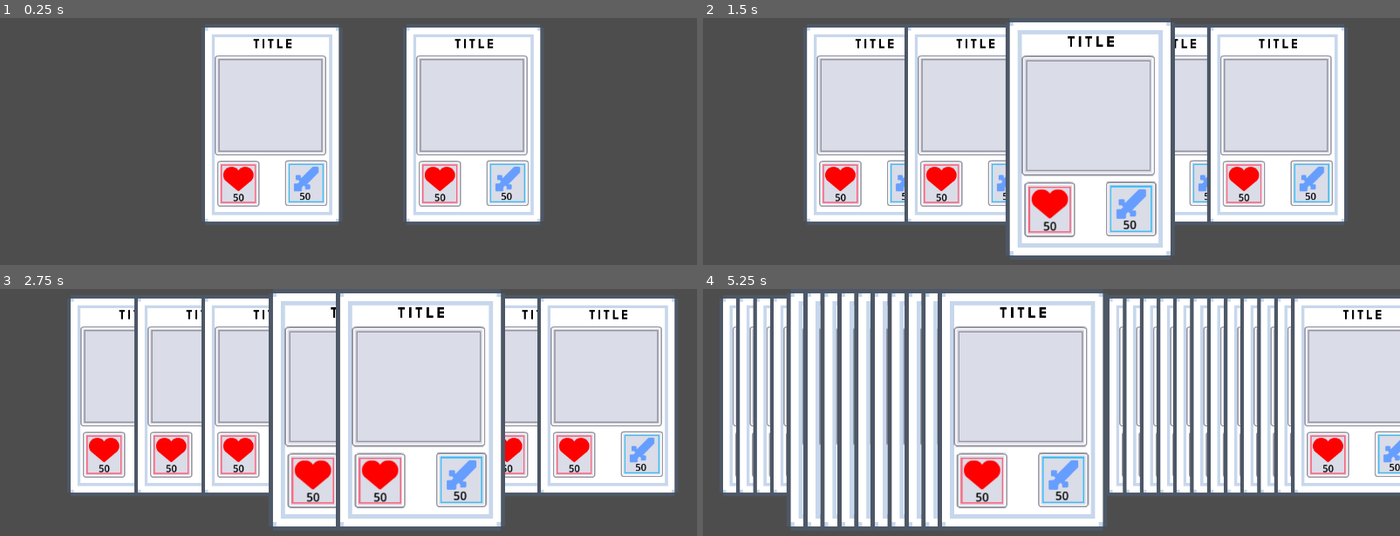
Above: before the commit, frames 1-4 (two rows, left to right).
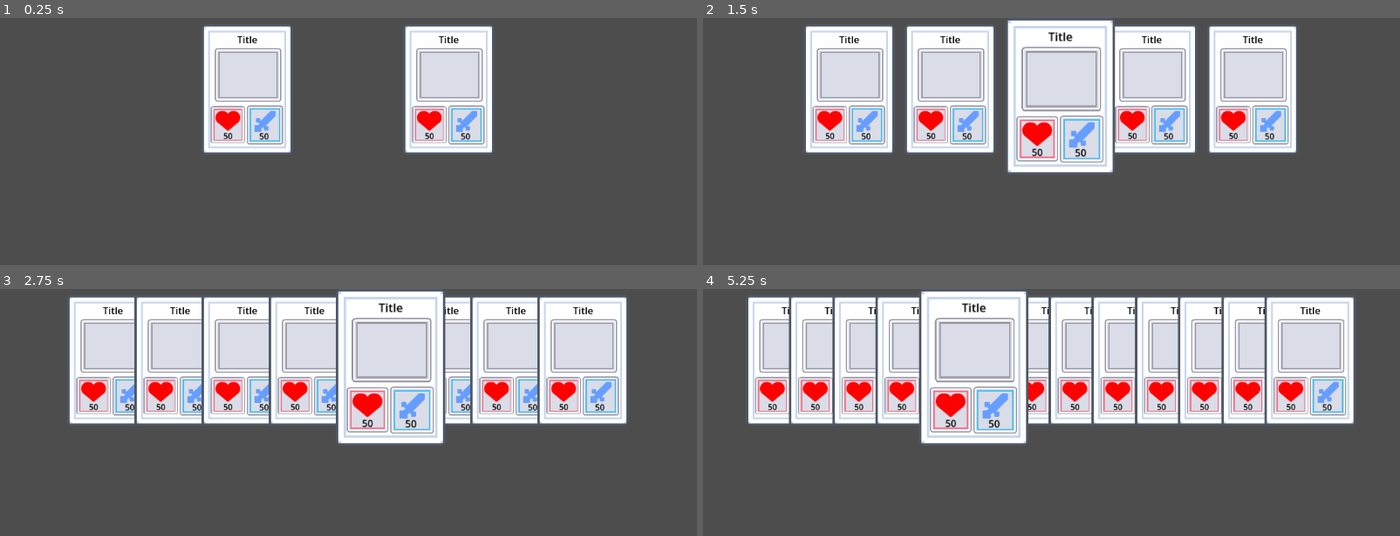
Above: after the commit, the same moments.

Repository: Emarald64/kenny-jam-2025
Game: Godot game, scene res://scenes/hand.tscn
Two runs of this game, one before a commit and one after it. Both use one fixed random seed, a clock stepped at 60 frames per second and the inputs below.
Inputs (mouse positions are in pixels of both pictures, inside the frame that each line leads up to):
- Up to frame 1 (0.25 s): no input
- Up to frame 2 (1.5 s): tap Enter at 0.5 s; move the mouse to (974, 124) at 0.52 s; click (974, 124) at 0.6 s; tap Space at 1.25 s; move the mouse to (1079, 124) at 1.27 s; click (1079, 124) at 1.35 s
- Up to frame 3 (2.75 s): tap Enter at 2 s; move the mouse to (390, 410) at 2.02 s; click (390, 410) at 2.1 s
- Up to frame 4 (5.25 s): tap Space at 2.75, 4.25 s; move the mouse to (1058, 410) at 2.77 s; click (1058, 410) at 2.85 s; tap Enter at 3.5 s; move the mouse to (1023, 410) at 3.52 s; click (1023, 410) at 3.6 s; move the mouse to (981, 410) at 4.27 s; click (981, 410) at 4.35 s; move the mouse to (953, 410) at 5.02 s; click (953, 410) at 5.1 s

The runs differ from the first frame. In frame 1, 25% of the frame differs, in the area x 28-78%, y 2-84%; in frame 2, 49%; in frame 3, 53%; in frame 4, 70%, in the area x 2-100%, y 0-98%.

Commit message:
made sure only one card can be selected at a time

Diff:
--- a/scenes/card.tscn
+++ b/scenes/card.tscn
@@ -1,8 +1,7 @@
-[gd_scene load_steps=10 format=3 uid="uid://bs3aw1vu5tdks"]
+[gd_scene load_steps=9 format=3 uid="uid://bs3aw1vu5tdks"]
 
 [ext_resource type="Script" uid="uid://6ooxkedivqkr" path="res://scripts/card.gd" id="1_nvopj"]
 [ext_resource type="Texture2D" uid="uid://ccd4tabdsqkok" path="res://art/cards/card_empty.png" id="2_1yd6c"]
-[ext_resource type="FontFile" uid="uid://cbgg56c6o16u1" path="res://art/Silkscreen-Regular.ttf" id="3_we8pq"]
 [ext_resource type="StyleBox" uid="uid://ci5ad2xs3octa" path="res://assets/grey_stylebox.tres" id="4_nvopj"]
 [ext_resource type="StyleBox" uid="uid://clj15pscsn72c" path="res://assets/red stylebox.tres" id="5_u8dfr"]
 [ext_resource type="Texture2D" uid="uid://ci1gn53fglb2m" path="res://art/suit_hearts.png" id="6_hpf3o"]
@@ -18,12 +17,12 @@
 
 [node name="Background" type="TextureRect"]
 texture_filter = 1
-custom_minimum_size = Vector2(234, 334)
+custom_minimum_size = Vector2(158, 217)
 anchors_preset = 15
 anchor_right = 1.0
 anchor_bottom = 1.0
-offset_right = -918.0
-offset_bottom = -314.0
+offset_right = -994.0
+offset_bottom = -431.0
 grow_horizontal = 2
 grow_vertical = 2
 texture = ExtResource("2_1yd6c")
@@ -31,36 +30,37 @@
 script = ExtResource("1_nvopj")
 
 [node name="Title" type="Label" parent="."]
-texture_filter = 1
+texture_filter = 2
 layout_mode = 1
 anchors_preset = 5
 anchor_left = 0.5
 anchor_right = 0.5
-offset_left = -34.5
-offset_top = 15.0
-offset_right = 34.5
-offset_bottom = 46.0
+offset_left = -64.0
+offset_top = 14.0
+offset_right = 59.0
+offset_bottom = 43.0
 grow_horizontal = 2
 theme_override_colors/font_color = Color(0, 0, 0, 1)
-theme_override_fonts/font = ExtResource("3_we8pq")
-theme_override_font_sizes/font_size = 24
+theme_override_font_sizes/font_size = 16
 text = "Title"
+horizontal_alignment = 1
 
 [node name="Panel" type="Panel" parent="."]
 texture_filter = 1
 offset_left = 22.0
-offset_top = 52.0
-offset_right = 206.0
-offset_bottom = 218.0
+offset_top = 40.0
+offset_right = 132.0
+offset_bottom = 129.0
 mouse_filter = 1
 theme_override_styles/panel = ExtResource("4_nvopj")
 
 [node name="Health" type="Panel" parent="."]
 texture_filter = 1
-offset_left = 26.0
-offset_top = 227.0
-offset_right = 96.0
-offset_bottom = 303.0
+offset_left = 15.0
+offset_top = 136.0
+offset_right = 85.0
+offset_bottom = 212.0
+scale = Vector2(0.817767, 0.817767)
 theme_override_styles/panel = ExtResource("5_u8dfr")
 
 [node name="heart" type="TextureRect" parent="Health"]
@@ -92,10 +92,11 @@
 
 [node name="Attack" type="Panel" parent="."]
 texture_filter = 1
-offset_left = 138.0
-offset_top = 226.0
-offset_right = 208.0
-offset_bottom = 302.0
+offset_left = 75.0
+offset_top = 135.0
+offset_right = 145.0
+offset_bottom = 211.0
+scale = Vector2(0.857779, 0.857779)
 theme_override_styles/panel = SubResource("StyleBoxTexture_lbpyt")
 
 [node name="sword" type="TextureRect" parent="Attack"]
@@ -125,6 +126,3 @@
 text = "50"
 horizontal_alignment = 1
 vertical_alignment = 1
-
-[connection signal="gui_input" from="." to="." method="_on_gui_input"]
-[connection signal="mouse_exited" from="." to="." method="_on_mouse_exited"]
--- a/scenes/hand.tscn
+++ b/scenes/hand.tscn
@@ -16,6 +16,7 @@
 offset_bottom = 65.0
 grow_horizontal = 1
 grow_vertical = 1
+AffectText = "card 1"
 
 [node name="Card2" parent="." instance=ExtResource("2_cmdsa")]
 anchors_preset = 0
@@ -24,3 +25,4 @@
 offset_left = 46.0
 offset_right = 88.0
 offset_bottom = 60.0
+AffectText = "card 2"
--- a/scenes/popup text.tscn
+++ b/scenes/popup text.tscn
@@ -10,6 +10,7 @@
 script = ExtResource("2_dbfmb")
 
 [node name="Label" type="Label" parent="."]
+texture_filter = 2
 layout_mode = 2
 theme_override_colors/font_color = Color(0, 0, 0, 1)
 text = "You didn't set your text lol"
--- a/scripts/card.gd
+++ b/scripts/card.gd
@@ -1,10 +1,10 @@
 extends Control
 class_name Card
 
-var targetType=Card
 @export var AffectText:String
-var popup
-var popupOn=false
+var popup:PanelContainer
+var popupOn:=false
+var id=0
 
 # Called when the node enters the scene tree for the first time.
 func _ready() -> void:
@@ -15,7 +15,7 @@
 	get_parent().addCard(preload("res://scenes/card.tscn").instantiate())
 
 func _process(delta: float) -> void:
-	if Rect2(Vector2(),size).has_point(get_local_mouse_position()):
+	if isHovered():
 		if Input.is_action_just_released("click"):
 			play()
 		if len(AffectText)>0 and not popupOn:
@@ -31,13 +31,12 @@
 		if popup!=null:
 			popupOn=false
 			popup.queue_free()
-			#popup=null
 		position.y=10
 		scale=Vector2.ONE
 		z_index=0
 
+func isMouseOver() -> bool:
+	return Rect2(Vector2(),size).has_point(get_local_mouse_position())
 
-func _on_gui_input(event: InputEvent) -> void:
-	#if event is InputEventMouseButton and event.is_released():
-		#play()
-	pass
+func isHovered() ->bool:
+	return isMouseOver() and(id+1==len(get_parent().cards) or not get_parent().cards[id+1].isMouseOver())
--- a/scripts/hand.gd
+++ b/scripts/hand.gd
@@ -14,6 +14,7 @@
 	for i in range(len(cards)):
 		cards[i].position.x=1000*(i+1)/(len(cards)+1)
 		cards[i].position.y=10
+		cards[i].id=i
 
 func addCard(card:Card):
 	cards.append(card)
